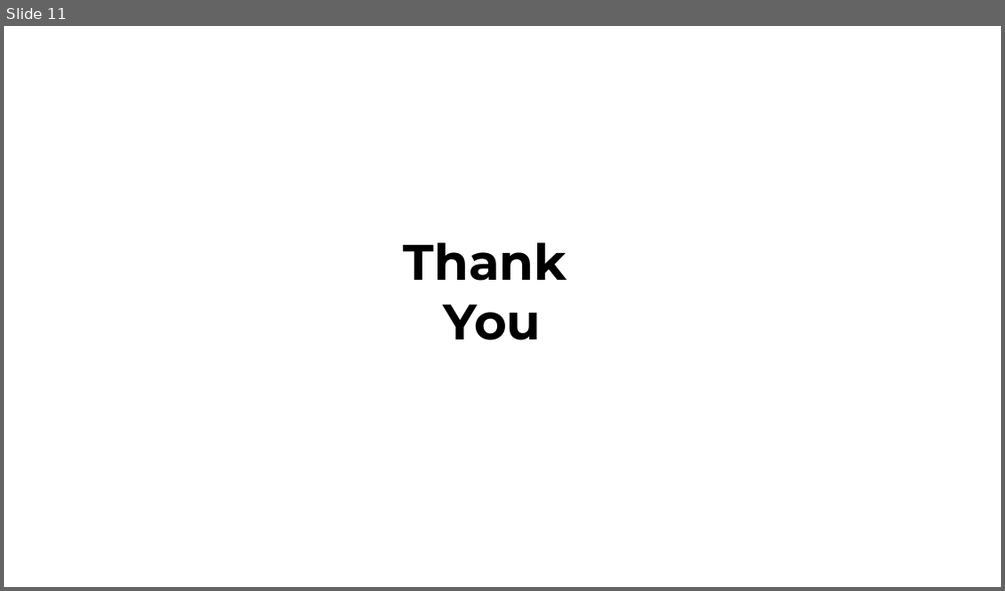
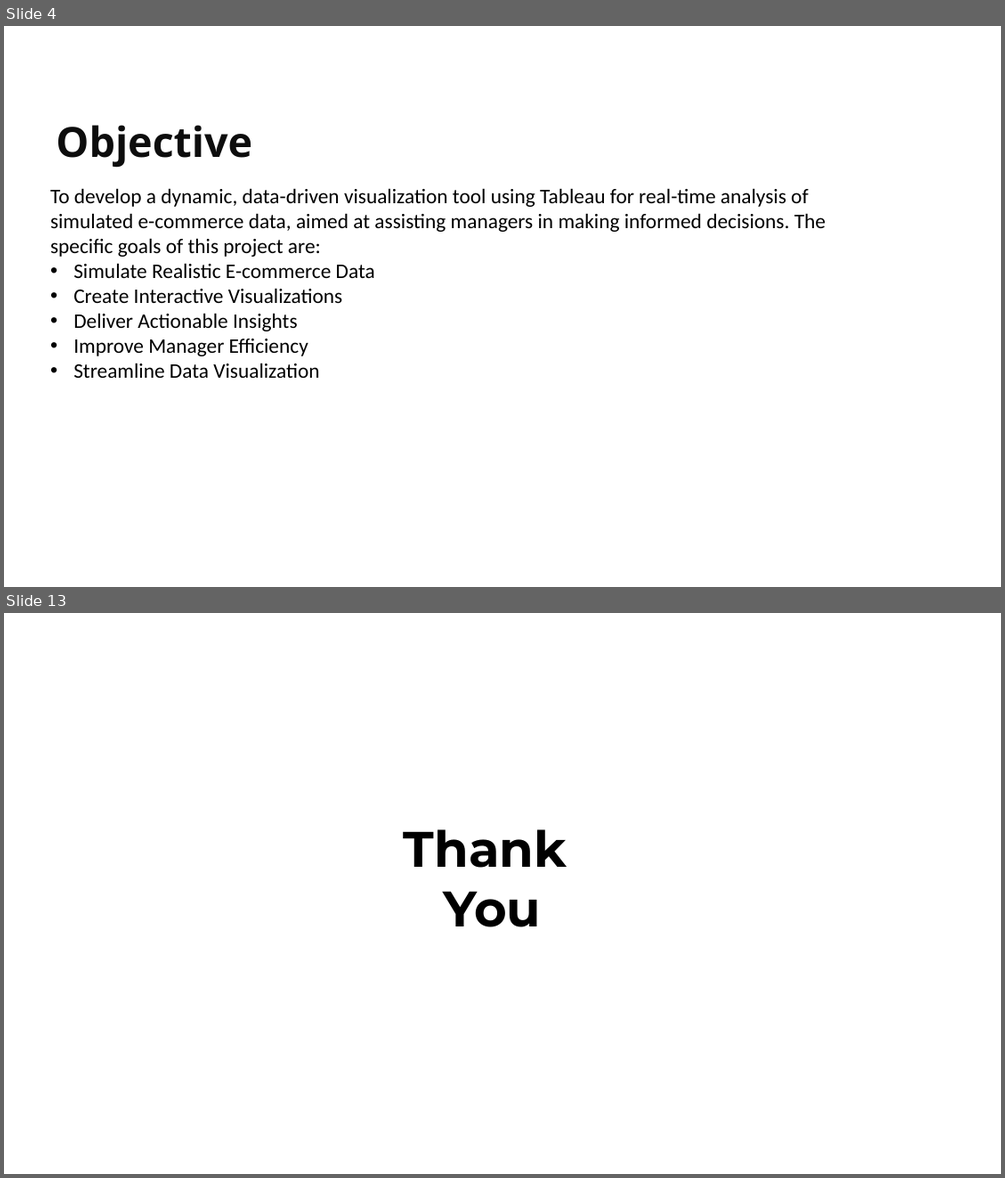
Before and after one commit to rushi0611/Real-Time-E-Commerce-Dashboard, a slide deck: Revised_Project_PPT.pptx. Shown one above the other, each under a label of ours: slide 11 before the commit, slides 4 and 13 after it; the slides between them are not shown. The pictures are 1005x591 and 1005x1178 pixels, drawn with LibreOffice and Linux fonts; fonts in the diff are those of the drawing. Boxes give left, top, right and bottom in pixels: in the first picture for what was removed or moved away, otherwise in the second. Text is boxed around its words. In the diff, an @@ line names an element or a change of style, - is before the commit and + after.

```diff
--- a/Revised_Project_PPT.pptx
+++ b/Revised_Project_PPT.pptx
@@ slide 4 added at (x1=4, y1=26, x2=1001, y2=587), background #FFFFFF @@
@@ text added at (x1=56, y1=125, x2=252, y2=168), 40 pt, text #0D0D0D, bold @@
+Objective
@@ text added at (x1=50, y1=188, x2=825, y2=378), 20 pt, text #000000 @@
+To develop a dynamic, data-driven visualization tool using Tableau for real-time analysis of simulated e-commerce data, aimed at assisting managers in making informed decisions. The specific goals of this project are:
+• Simulate Realistic E-commerce Data
+• Create Interactive Visualizations
+• Deliver Actionable Insights
+• Improve Manager Efficiency
+• Streamline Data Visualization
@@ what was slide 11 is now slide 13 @@
```
Also in this commit, not shown: 5 slides changed, 6 other slides added, 5 slides removed.
